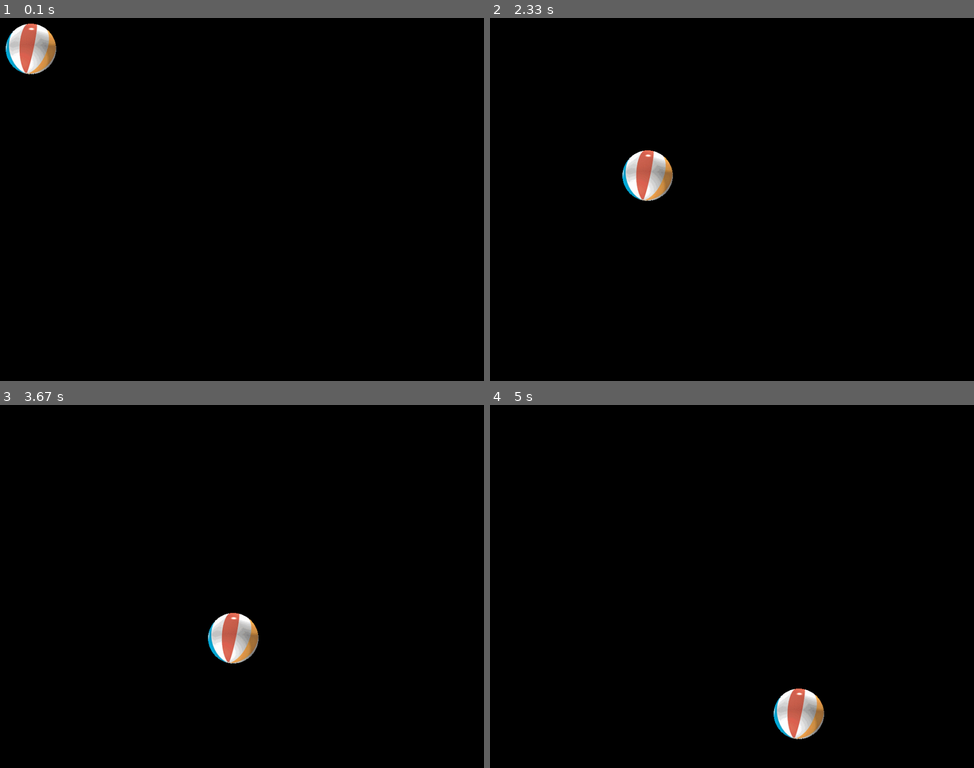
Above: before the commit, frames 1-4 (two rows, left to right).
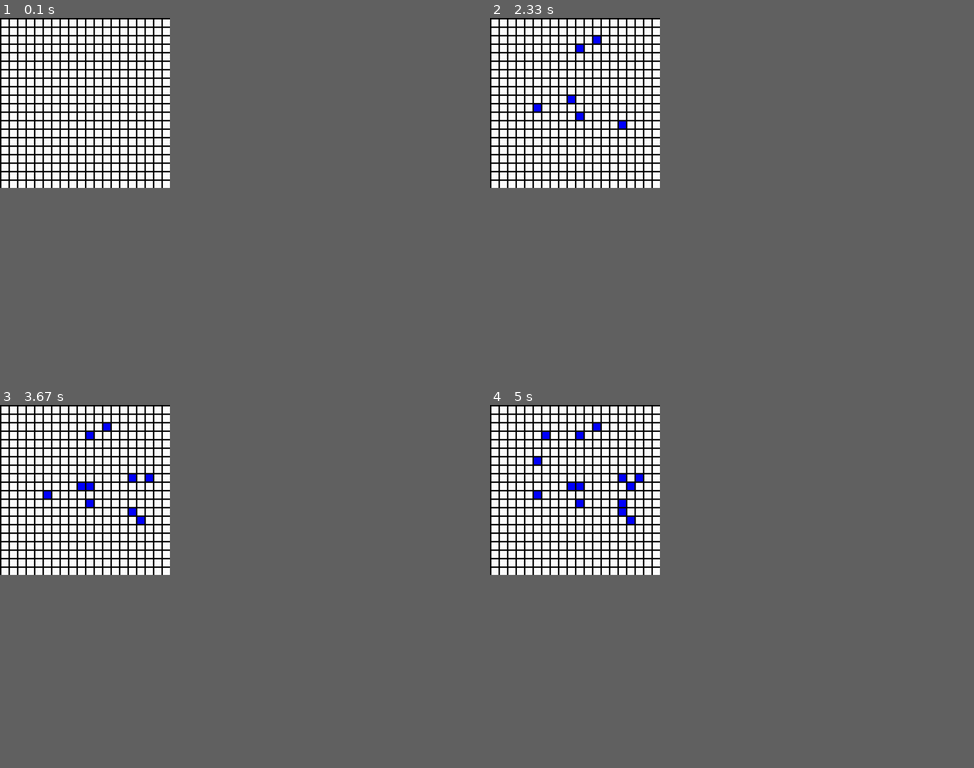
Above: after the commit, the same moments.

Repository: b-whitman/game-of-life
Game: pygame game, started from src/game-of-life.py
The game is run twice, just before and just after one commit, with the same random seed, the same clock (stepped at 60 frames per second) and the same inputs.
Inputs (mouse positions are in pixels of both pictures, inside the frame that each line leads up to):
- Up to frame 1 (0.1 s): no input
- Up to frame 2 (2.33 s): click (577, 101) at 0.38 s; click (533, 105) at 0.72 s; click (601, 43) at 1.05 s; click (577, 47) at 1.38 s; click (577, 119) at 1.72 s; click (620, 130) at 2.05 s
- Up to frame 3 (3.67 s): click (130, 473) at 2.38 s; click (145, 477) at 2.72 s; click (145, 521) at 3.05 s; click (91, 481) at 3.38 s
- Up to frame 4 (5 s): click (538, 459) at 3.72 s; click (620, 506) at 4.05 s; click (548, 434) at 4.38 s; click (635, 488) at 4.72 s
In our replay, the window is 900x675 before the commit and 316x316 after it. These sizes can differ from the game's own. Grey fills any space a smaller window leaves; there, only what the larger window draws over its background counts as a difference.

The runs differ from the first frame. In frame 1, 13% of the frame differs, in the area x 0-36%, y 0-47%; in frame 2, 13%; in frame 3, 14%, in the area x 0-54%, y 0-72%; in frame 4, 14%.

Commit message:
added game display. initialized Grid class

Diff:
--- /dev/null
+++ b/src/classes.py
@@ -0,0 +1,52 @@
+class Grid():
+    # Methods: resolve()
+
+    def __init__(self, rows, columns):
+
+        self.xdim = rows
+        self.ydim = columns
+
+        self.cells = [[0 for x in range(columns)] for y in range(rows)]
+        self.clickable = 1
+
+    def resolve(self):
+        new_grid = Grid(self.xdim, self.ydim)
+        for x in range(self.xdim):
+            for y in range(self.ydim):
+                if self.cells[x][y] == 1:
+                    if self.neighbors(x, y) < 2:
+                        new_grid.cells[x][y] = 0
+                    elif self.neighbors(x, y) > 3:
+                        new_grid.cells[x][y] = 1
+                elif self.cells[x][y] == 0 and self.neighbors(x, y) == 3:
+                    new_grid.cells[x][y] == 1
+
+        return new_grid
+
+    def neighbors(self, row, column):
+        # Count up live cells in adjacent and diagonal
+        # Return total
+        # TODO: Try modifying this to close wrap-around on borders
+        if row == self.ydim-1:
+            row = -1
+        if column == self.xdim-1:
+            column = -1
+
+        total = sum([self.cells[row-1][column-1],
+                    self.cells[row][column-1],
+                    self.cells[row-1][column],
+                    self.cells[row+1][column-1],
+                    self.cells[row+1][column],
+                    self.cells[row+1][column+1],
+                    self.cells[row][column+1],
+                    self.cells[row-1][column+1]])
+
+        return total
+
+
+if __name__ == "__main__":
+    grid = Grid(10,10)
+    x = 2
+    y = 4
+    grid.cells[y-1][x-1] = not grid.cells[y-1][x-1]
+    grid.resolve()
--- a/src/game-of-life.py
+++ b/src/game-of-life.py
@@ -1,41 +1,61 @@
 import pygame
 import sys
+from classes import Grid
 
 pygame.init()
 
-size = width, height = 1024, 768
+width = 15
+height = 15
+margin = 3
+
+rows = 20
+columns = 20
 clock = pygame.time.Clock()
-screen = pygame.display.set_mode(size)
+screen = pygame.display.set_mode(((width + margin) * rows,
+                                (height + margin) * columns))
 
 red = (255,0,0)
 blue = (0,0,255)
 black = 0, 0, 0
-speed = [2, 2]
+white = 255, 255, 255
 
-ball = pygame.image.load("intro_ball.gif")
-ballrect = ball.get_rect()
+grid = Grid(rows, columns)
 
-def updatePoints(points):
-    new_points = []
-    for point in points:
-        new_points.append((point[0]+2, point[1]))
-    return new_points
+def to_grid(n):
+    # Convert pixels to grid coordinates
+    return (n - margin) // (width + margin) + 1
 
 while (True):
     for event in pygame.event.get():
+        # TODO: Keyboard controls
+        # Define controls from buttons on screen? Will those show up as events?
         if event.type == pygame.QUIT:
             pygame.quit(); sys.exit()
+        elif event.type == pygame.MOUSEBUTTONDOWN:
+            # TODO: Smooth selection while holding down mouse button
+            # Use a while loop and keep track of which cells have been toggled
+            # Make it smart like picross
+            x, y = pygame.mouse.get_pos()
+            x = to_grid(x)
+            y = to_grid(y)
+            print(f"Click: {x}, {y}")
+            grid.cells[y-1][x-1] = not grid.cells[y-1][x-1]
+        elif event.type == pygame.KEYDOWN:
+            grid.cells = grid.resolve()
 
-    ballrect = ballrect.move(speed)
-    if ballrect.left < 0 or ballrect.right > width:
-        speed[0] = -speed[0]
-    if ballrect.top < 0 or ballrect.bottom > height:
-        speed[1] = -speed[1]
 
-    clock.tick(60)
+    for row in range(rows):
+        for column in range(columns):
+            color = white
+            if grid.cells[row][column] == 1:
+                color = blue
+            pygame.draw.rect(screen,
+                            color,
+                            [(margin + width) * column + margin,
+                            (margin + height) * row + margin,
+                            width,
+                            height])
 
-    screen.fill(black)
-    screen.blit(ball, ballrect)
-    pygame.display.flip()
+    pygame.display.update()
 
-# pygame.quit()
+pygame.quit()
